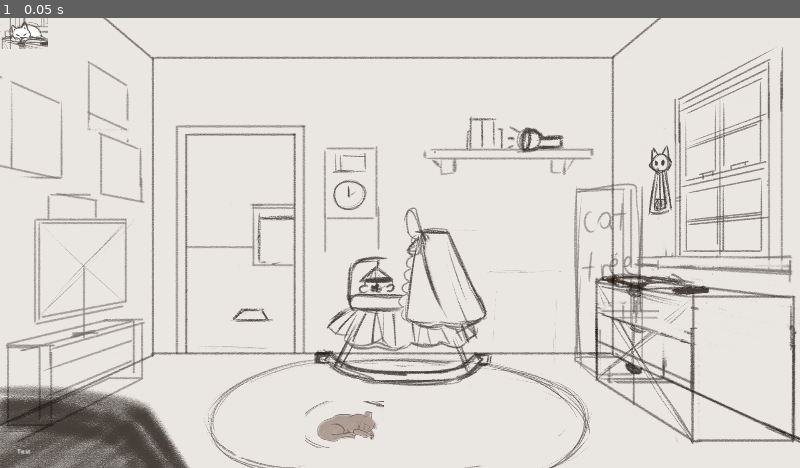
Above: before the commit, frame 1.
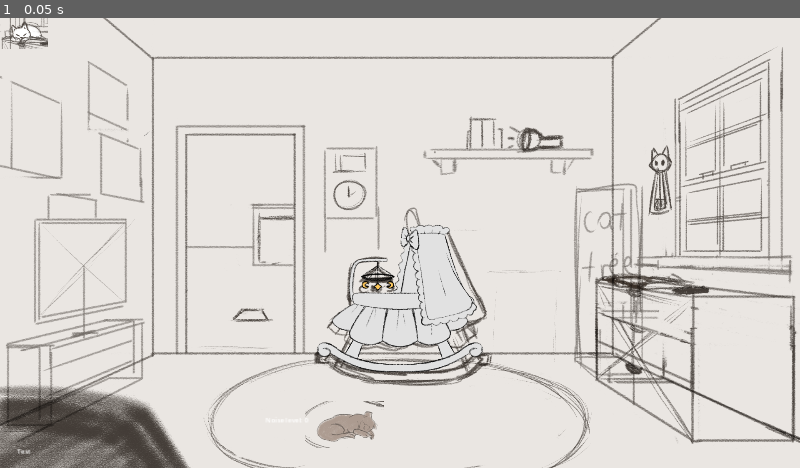
Above: after the commit, the same moment.

Repository: Kadema-FK/Don-t-wake-them-up
Game: Godot game, scene res://Scenes/don't wake her up.tscn
Two runs of this game, one before a commit and one after it. Both use one fixed random seed, a clock stepped at 60 frames per second and the inputs below.
Inputs:
- Up to frame 1 (0.05 s): no input

The runs differ from the first frame. In frame 1, 1.5% of the frame differs, in the area x 18-61%, y 25-79%.

Commit message:
Added baby cradle

Diff:
--- /dev/null
+++ b/Scenes/baby.tscn
@@ -0,0 +1,159 @@
+[gd_scene load_steps=22 format=3 uid="uid://0cyup0d71qm2"]
+
+[ext_resource type="Script" path="res://Scripts/baby.gd" id="1_qkbji"]
+[ext_resource type="Texture2D" uid="uid://ckupx11mpevs" path="res://Assets/Images/Baby/cradle.png" id="1_uag1d"]
+[ext_resource type="Texture2D" uid="uid://nf5dxi3mbe5s" path="res://Assets/Images/Baby/cradlel.png" id="2_4dhlm"]
+[ext_resource type="Texture2D" uid="uid://dxx05sew0frcl" path="res://Assets/Images/Baby/cradlep.png" id="3_7wf5f"]
+
+[sub_resource type="Animation" id="Animation_7m768"]
+resource_name = "slow_rocking"
+length = 3.2
+loop_mode = 1
+tracks/0/type = "value"
+tracks/0/imported = false
+tracks/0/enabled = true
+tracks/0/path = NodePath("Cradle:texture")
+tracks/0/interp = 1
+tracks/0/loop_wrap = true
+tracks/0/keys = {
+"times": PackedFloat32Array(0, 0.8, 1.6, 2.4),
+"transitions": PackedFloat32Array(1, 1, 1, 1),
+"update": 1,
+"values": [ExtResource("1_uag1d"), ExtResource("2_4dhlm"), ExtResource("1_uag1d"), ExtResource("3_7wf5f")]
+}
+
+[sub_resource type="Animation" id="Animation_naxsh"]
+resource_name = "fast_rocking"
+length = 1.2
+loop_mode = 1
+tracks/0/type = "value"
+tracks/0/imported = false
+tracks/0/enabled = true
+tracks/0/path = NodePath("Cradle:texture")
+tracks/0/interp = 1
+tracks/0/loop_wrap = true
+tracks/0/keys = {
+"times": PackedFloat32Array(0, 0.3, 0.6, 0.9),
+"transitions": PackedFloat32Array(1, 1, 1, 1),
+"update": 1,
+"values": [ExtResource("1_uag1d"), ExtResource("2_4dhlm"), ExtResource("1_uag1d"), ExtResource("3_7wf5f")]
+}
+
+[sub_resource type="Animation" id="Animation_x47up"]
+length = 0.001
+tracks/0/type = "value"
+tracks/0/imported = false
+tracks/0/enabled = true
+tracks/0/path = NodePath("Cradle:texture")
+tracks/0/interp = 1
+tracks/0/loop_wrap = true
+tracks/0/keys = {
+"times": PackedFloat32Array(0),
+"transitions": PackedFloat32Array(1),
+"update": 1,
+"values": [ExtResource("1_uag1d")]
+}
+
+[sub_resource type="Animation" id="Animation_cwohf"]
+resource_name = "idle"
+length = 0.3
+loop_mode = 1
+tracks/0/type = "value"
+tracks/0/imported = false
+tracks/0/enabled = true
+tracks/0/path = NodePath("Cradle:texture")
+tracks/0/interp = 1
+tracks/0/loop_wrap = true
+tracks/0/keys = {
+"times": PackedFloat32Array(0),
+"transitions": PackedFloat32Array(1),
+"update": 1,
+"values": [ExtResource("1_uag1d")]
+}
+
+[sub_resource type="AnimationLibrary" id="AnimationLibrary_nnex6"]
+_data = {
+"RESET": SubResource("Animation_x47up"),
+"fast_rocking": SubResource("Animation_naxsh"),
+"idle": SubResource("Animation_cwohf"),
+"slow_rocking": SubResource("Animation_7m768")
+}
+
+[sub_resource type="AnimationNodeAnimation" id="AnimationNodeAnimation_rhrb1"]
+animation = &"fast_rocking"
+
+[sub_resource type="AnimationNodeBlendSpace1D" id="AnimationNodeBlendSpace1D_u5jqu"]
+blend_point_0/node = SubResource("AnimationNodeAnimation_rhrb1")
+blend_point_0/pos = 0.0
+
+[sub_resource type="AnimationNodeAnimation" id="AnimationNodeAnimation_dypp7"]
+animation = &"idle"
+
+[sub_resource type="AnimationNodeBlendSpace1D" id="AnimationNodeBlendSpace1D_qj2hi"]
+blend_point_0/node = SubResource("AnimationNodeAnimation_dypp7")
+blend_point_0/pos = 0.0
+blend_mode = 1
+
+[sub_resource type="AnimationNodeAnimation" id="AnimationNodeAnimation_m52or"]
+animation = &"slow_rocking"
+
+[sub_resource type="AnimationNodeBlendSpace1D" id="AnimationNodeBlendSpace1D_mrafu"]
+blend_point_0/node = SubResource("AnimationNodeAnimation_m52or")
+blend_point_0/pos = 0.0
+blend_mode = 1
+
+[sub_resource type="AnimationNodeStateMachineTransition" id="AnimationNodeStateMachineTransition_d63u4"]
+advance_mode = 2
+
+[sub_resource type="AnimationNodeStateMachineTransition" id="AnimationNodeStateMachineTransition_jn1xh"]
+advance_mode = 2
+advance_expression = "noiseLevel > maxQuietTime"
+
+[sub_resource type="AnimationNodeStateMachineTransition" id="AnimationNodeStateMachineTransition_oaput"]
+advance_mode = 2
+advance_expression = "noiseLevel > maxMediumNoise"
+
+[sub_resource type="AnimationNodeStateMachineTransition" id="AnimationNodeStateMachineTransition_yke57"]
+advance_mode = 2
+advance_expression = "noiseLevel <= tmp_direction"
+
+[sub_resource type="AnimationNodeStateMachineTransition" id="AnimationNodeStateMachineTransition_weg7x"]
+advance_mode = 2
+advance_expression = "noiseLevel <= maxMediumNoise"
+
+[sub_resource type="AnimationNodeStateMachine" id="AnimationNodeStateMachine_wqah6"]
+states/Fast/node = SubResource("AnimationNodeBlendSpace1D_u5jqu")
+states/Fast/position = Vector2(765, 100)
+states/Idle/node = SubResource("AnimationNodeBlendSpace1D_qj2hi")
+states/Idle/position = Vector2(414, 100)
+states/Slow/node = SubResource("AnimationNodeBlendSpace1D_mrafu")
+states/Slow/position = Vector2(606, 100)
+states/Start/position = Vector2(196, 100)
+transitions = ["Start", "Idle", SubResource("AnimationNodeStateMachineTransition_d63u4"), "Idle", "Slow", SubResource("AnimationNodeStateMachineTransition_jn1xh"), "Slow", "Fast", SubResource("AnimationNodeStateMachineTransition_oaput"), "Slow", "Idle", SubResource("AnimationNodeStateMachineTransition_yke57"), "Fast", "Slow", SubResource("AnimationNodeStateMachineTransition_weg7x")]
+
+[node name="Baby" type="Node2D"]
+script = ExtResource("1_qkbji")
+
+[node name="Cradle" type="Sprite2D" parent="."]
+texture = ExtResource("1_uag1d")
+centered = false
+
+[node name="CradleAnimation" type="AnimationPlayer" parent="."]
+libraries = {
+"": SubResource("AnimationLibrary_nnex6")
+}
+
+[node name="AnimationTree" type="AnimationTree" parent="."]
+tree_root = SubResource("AnimationNodeStateMachine_wqah6")
+anim_player = NodePath("../CradleAnimation")
+advance_expression_base_node = NodePath("..")
+parameters/Fast/blend_position = 0
+parameters/Idle/blend_position = -0.0075075
+parameters/Slow/blend_position = 0.0
+
+[node name="Label" type="Label" parent="."]
+offset_left = 637.0
+offset_top = 952.0
+offset_right = 955.0
+offset_bottom = 1006.0
+text = "Noise level:"
--- a/Scenes/don't wake her up.tscn
+++ b/Scenes/don't wake her up.tscn
@@ -9,6 +9,7 @@
 [ext_resource type="PackedScene" uid="uid://bmnkyni2tl0cn" path="res://Scenes/cat_obs.tscn" id="5_tt8u4"]
 [ext_resource type="PackedScene" path="res://Scenes/clock_obs.tscn" id="6_mof2p"]
 [ext_resource type="PackedScene" uid="uid://dcm8ea0tvnfv6" path="res://Scenes/dog_obs.tscn" id="7_qgjty"]
+[ext_resource type="PackedScene" uid="uid://0cyup0d71qm2" path="res://Scenes/baby.tscn" id="10_kh5fo"]
 
 [node name="Game" type="Node2D"]
 process_mode = 3
@@ -60,6 +61,8 @@
 process_mode = 1
 position = Vector2(733, 920)
 
+[node name="Baby" parent="." instance=ExtResource("10_kh5fo")]
+
 [node name="pause" parent="." instance=ExtResource("5_r4pp7")]
 process_mode = 3
 
--- /dev/null
+++ b/Scripts/baby.gd
@@ -0,0 +1,27 @@
+extends Node2D
+
+@export var noiseLevel = 0;
+@export var maxQuietTime = 40;
+@export var maxMediumNoise = 70;
+@export var maxNoiseLevel = 100;
+
+#var tmp_direction = 0
+
+# Called when the node enters the scene tree for the first time.
+func _ready():
+	$AnimationTree.active = true;
+	pass # Replace with function body.
+
+
+# Called every frame. 'delta' is the elapsed time since the previous frame.
+func _process(delta):
+#	if tmp_direction == 0:
+#		noiseLevel += 0.1;
+#	else:
+#		noiseLevel -= 0.1;
+#	if maxNoiseLevel <= noiseLevel:
+#		tmp_direction = -1;
+	$Label.text = "Noise level: " + str(noiseLevel);
+	#if noiseLevel > maxQuietTime:
+	#	print ("Make a noise!")
+	pass
Binary file added: Assets/Images/Baby/cradle.png
Not shown, added: Assets/Images/Baby/cradle.png.import
Binary file added: Assets/Images/Baby/cradlel.png
Not shown, added: Assets/Images/Baby/cradlel.png.import
Binary file added: Assets/Images/Baby/cradlep.png
Not shown, added: Assets/Images/Baby/cradlep.png.import
Not shown: 1 places in Scenes/don't wake her up.tscn that only renumber resources
